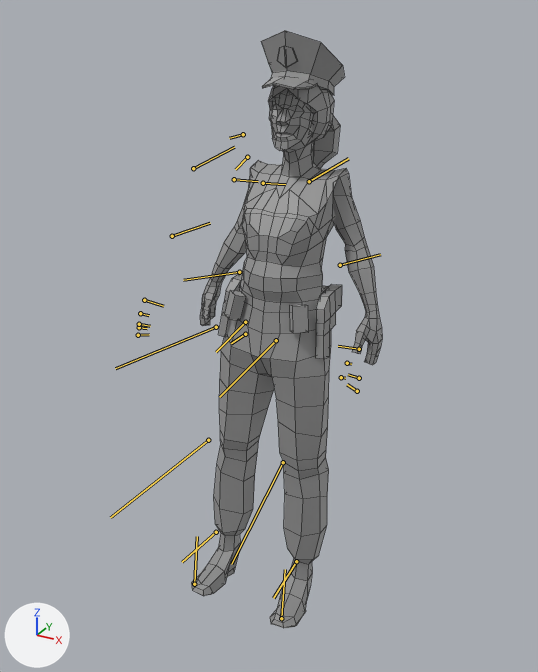
Two versions of the Blender file Assets/Player.blend, one commit apart.
The view is the same before and after, from a camera (50 mm lens) standing at (1.006, -1.672, 1.793) and looking at (-0.004, 0.164, 0.875). Every picture has the same lights, and +X, +Y and +Z are marked at lower left. Both versions are drawn at frame 95 of the action 'bipAction'; the numbers are the values there. The bones that bend it are drawn over the model as lines. Mesh edges are drawn as thin lines.

Names of what the first picture shows: 'lpFemale_casual_C'.
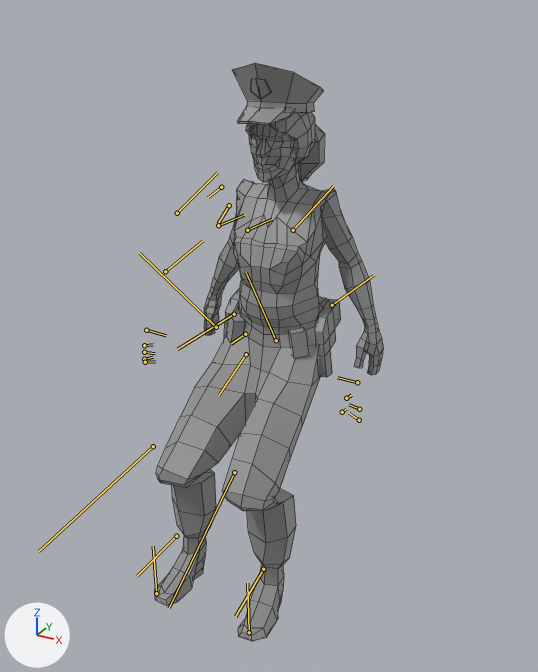
Boxes (x1, y1, x2, y2) around the edits, measured in the pictures (538 x 672 px):
'lpFemale_casual_C', posed (20% wider)
    before: (191, 31, 382, 628)
    after: (154, 63, 383, 642)
bone 'bip Spine', root to tip
    before: (245, 322) to (216, 352)
    after: (246, 354) to (219, 395)
bone 'bip L Thigh', root to tip
    before: (276, 340) to (219, 397)
    after: (276, 340) to (246, 272)
bone 'bip L Calf', root to tip
    before: (283, 462) to (231, 564)
    after: (234, 472) to (169, 608)
bone 'bip R Thigh', root to tip
    before: (216, 327) to (115, 368)
    after: (216, 327) to (139, 253)
bone 'bip R Calf', root to tip
    before: (208, 440) to (110, 517)
    after: (153, 446) to (38, 551)

The edits, one by one:
Bone 'bip Spine' (bone_bip_spine) moves from (0.0, 0.0, 0.0) to (-10.1, 1.9, 0.0).
Bone 'bip Spine' (bone_bip_spine) turns from (0, 0, 0) to (0, 0, 12) degrees about its own x, y and z.
Bone 'bip L Thigh' (bone_bip_l_thigh) turns from (0, 0, 0) to (-6, -4, 46) degrees about its own x, y and z.
Bone 'bip L Calf' (bone_bip_l_calf) turns from (0, 0, 0) to (-1, 8, -53) degrees about its own x, y and z.
Bone 'bip R Thigh' (bone_bip_r_thigh) turns from (0, 0, 0) to (6, 4, 46) degrees about its own x, y and z.
Bone 'bip R Calf' (bone_bip_r_calf) turns from (0, 0, 0) to (1, -8, -53) degrees about its own x, y and z.
